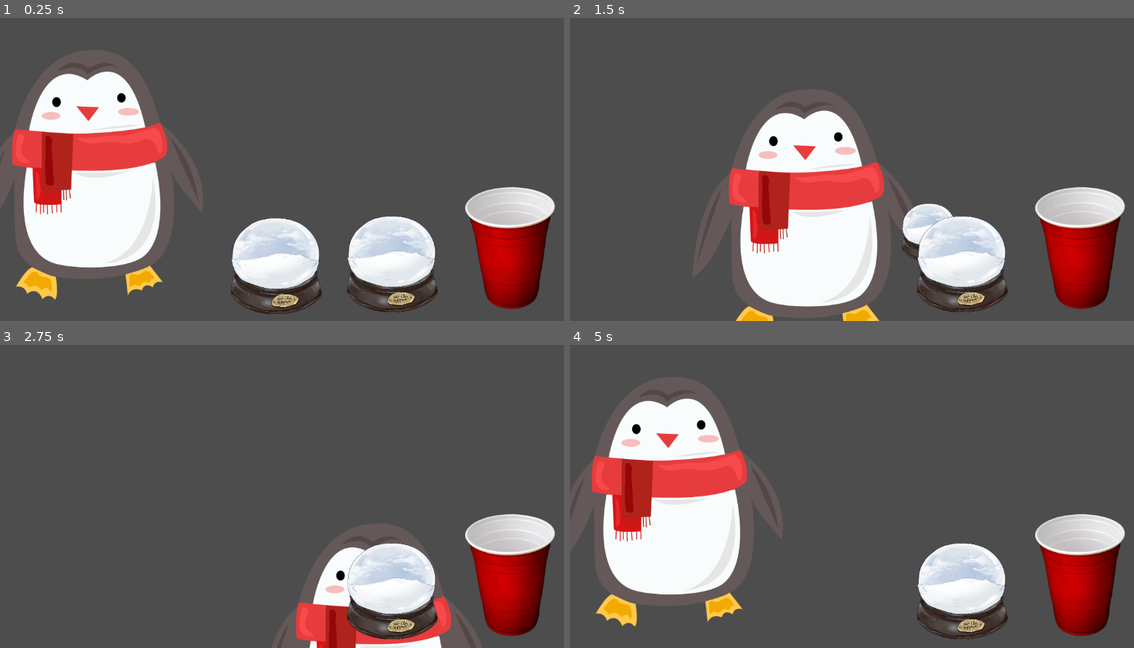
Above: before the commit, frames 1-4 (two rows, left to right).
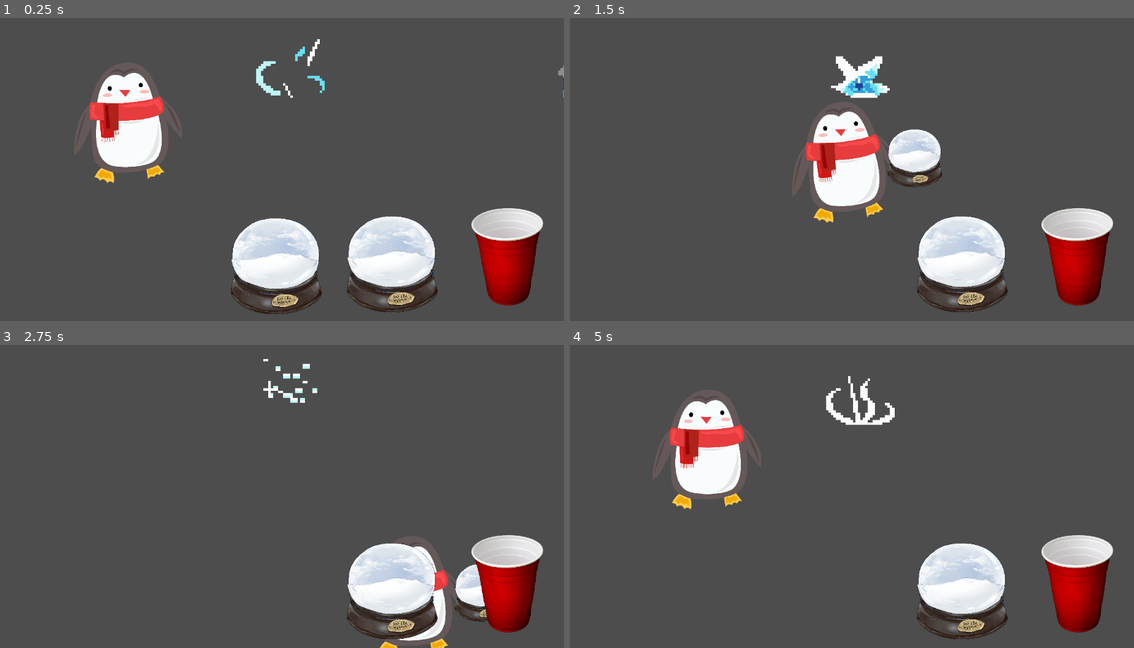
Above: after the commit, the same moments.

Repository: Sushmita-Jacob/freeze
Game: Godot game, scene res://node_2d.tscn
The game is run twice, just before and just after one commit, with the same random seed, the same clock (stepped at 60 frames per second) and the same inputs.
Inputs (mouse positions are in pixels of both pictures, inside the frame that each line leads up to):
- Up to frame 1 (0.25 s): no input
- Up to frame 2 (1.5 s): tap Enter at 0.5 s; move the mouse to (976, 148) at 0.52 s; hold Right (ui_right) 0.53-1.28 s; tap Alt at 0.6 s; click (976, 148) at 0.67 s; move the mouse to (739, 178) at 1.27 s; hold Down (ui_down) from 1.28 s (still down); tap Shift at 1.35 s
- Up to frame 3 (2.75 s): move the mouse to (338, 420) at 2.02 s; release Down (ui_down) at 2.03 s; hold Right (ui_right) from 2.03 s (still down); tap Alt at 2.1 s
- Up to frame 4 (5 s): move the mouse to (823, 554) at 2.77 s; release Right (ui_right) at 2.78 s; hold Up (ui_up) 2.78-3.53 s; tap Shift at 2.85, 4.35 s; click (823, 554) at 2.92 s; move the mouse to (1021, 535) at 3.52 s; hold Left (ui_left) from 3.53 s (still down); tap Alt at 3.6 s; move the mouse to (682, 441) at 4.27 s

The runs differ from the first frame. In frame 1, 18% of the frame differs, in the area x 2-100%, y 6-97%; in frame 2, 20%, in the area x 28-99%, y 12-100%; in frame 3, 7.4%; in frame 4, 18%.

Commit message:
hi

Diff:
--- /dev/null
+++ b/collision_polygon_2d.gd
@@ -0,0 +1,8 @@
+extends AnimatedSprite2D
+
+func _ready() -> void:
+	var screen_size := get_viewport_rect().size
+	position = Vector2(
+		randf_range(0.0, screen_size.x),
+		20
+	)
--- /dev/null
+++ b/icicle.gd
@@ -0,0 +1,8 @@
+extends RigidBody2D
+
+func _ready() -> void:
+	var screen_size := get_viewport_rect().size
+	position = Vector2(
+		randf_range(0.0, screen_size.x),
+		20
+	)
--- a/node_2d.tscn
+++ b/node_2d.tscn
@@ -4,36 +4,326 @@
 [ext_resource type="Texture2D" uid="uid://djn4gewpiyfo" path="res://snowglobe.png" id="1_wtcfe"]
 [ext_resource type="Texture2D" uid="uid://c3dl3bg4jjbjw" path="res://cute-winter-penguin-free-png.webp" id="2_epypp"]
 [ext_resource type="PackedScene" uid="uid://cm6c50wyiaufl" path="res://snowglobe.tscn" id="3_epypp"]
+[ext_resource type="Texture2D" uid="uid://qwgrvn3jhlpd" path="res://ice/VFX 1 Hit1.png" id="5_bjha6"]
 [ext_resource type="Texture2D" uid="uid://b7ukw4on6y4j7" path="res://cup.png" id="5_q6r6c"]
+[ext_resource type="Texture2D" uid="uid://m7r0m324pk5f" path="res://ice/VFX 1 Hit2.png" id="6_gt76g"]
+[ext_resource type="Texture2D" uid="uid://duu5mb783ugdd" path="res://ice/VFX 1 Hit3.png" id="7_1fr6y"]
+[ext_resource type="Texture2D" uid="uid://caa2d30w52f6s" path="res://ice/VFX 1 Hit4.png" id="8_2hxjc"]
+[ext_resource type="Texture2D" uid="uid://b4bbg828khgin" path="res://ice/VFX 1 Hit5.png" id="9_ebxd8"]
+[ext_resource type="Texture2D" uid="uid://cqare82kamto4" path="res://ice/VFX 1 Hit6.png" id="10_2u7jv"]
+[ext_resource type="Texture2D" uid="uid://dolekh2sxgr8x" path="res://ice/VFX 1 Hit7.png" id="11_24dk6"]
+[ext_resource type="Texture2D" uid="uid://bugwvkqflqvx2" path="res://ice/VFX 1 Hit8.png" id="12_mryly"]
+[ext_resource type="Texture2D" uid="uid://beernvi35e3lf" path="res://ice/VFX 1 Repeatable1.png" id="13_kq1c5"]
+[ext_resource type="Texture2D" uid="uid://cku62355qmtkh" path="res://ice/VFX 1 Repeatable2.png" id="14_ornx7"]
+[ext_resource type="Texture2D" uid="uid://dae5jejn852a8" path="res://ice/VFX 1 Repeatable3.png" id="15_cnnru"]
+[ext_resource type="Texture2D" uid="uid://k3p77yhqgb0o" path="res://ice/VFX 1 Repeatable4.png" id="16_540hr"]
+[ext_resource type="Texture2D" uid="uid://b3koc5setqba0" path="res://ice/VFX 1 Repeatable5.png" id="17_6ip5v"]
+[ext_resource type="Texture2D" uid="uid://3iyj1ybu4jvm" path="res://ice/VFX 1 Repeatable6.png" id="18_q5dlx"]
+[ext_resource type="Texture2D" uid="uid://kyufpp58bbs7" path="res://ice/VFX 1 Repeatable7.png" id="19_c4wnb"]
+[ext_resource type="Texture2D" uid="uid://dpbv2gs8o1b3r" path="res://ice/VFX 1 Repeatable8.png" id="20_7plk7"]
+[ext_resource type="Texture2D" uid="uid://cpvbnt34nmmsq" path="res://ice/VFX 1 Repeatable9.png" id="21_fbwgr"]
+[ext_resource type="Texture2D" uid="uid://c05kekk0xf2ku" path="res://ice/VFX 1 Repeatable10.png" id="22_7mj2a"]
+[ext_resource type="Texture2D" uid="uid://dqw8lq78q5dqv" path="res://ice/VFX 1 Start1.png" id="23_fshgd"]
+[ext_resource type="Texture2D" uid="uid://c72g6ey7qxxlk" path="res://ice/VFX 1 Start2.png" id="24_lbrxf"]
+[ext_resource type="Texture2D" uid="uid://8wkrvwn6si6p" path="res://ice/VFX 1 Start3.png" id="25_xjt7e"]
+[ext_resource type="Texture2D" uid="uid://dawi21ubnyc3l" path="res://ice2/Ice VFX 2 Start1.png" id="26_22e24"]
+[ext_resource type="Texture2D" uid="uid://bfd15pb5v44cn" path="res://ice2/Ice VFX 2 Start2.png" id="27_m7xe6"]
+[ext_resource type="Script" uid="uid://csargy7ig368r" path="res://icicle.gd" id="27_wqmsq"]
+[ext_resource type="Texture2D" uid="uid://ctahthiaqr3iu" path="res://ice2/Ice VFX 2 Start3.png" id="28_wqmsq"]
+[ext_resource type="Texture2D" uid="uid://cboy643r2bwfb" path="res://ice2/Ice VFX 2 Start4.png" id="29_fkgk1"]
+[ext_resource type="Texture2D" uid="uid://ds0enlm6s56q8" path="res://ice2/Ice VFX 2 Start5.png" id="30_qgxp6"]
+[ext_resource type="Texture2D" uid="uid://dgmofl5sxujv5" path="res://ice2/Ice VFX 2 Start6.png" id="31_akb8o"]
+[ext_resource type="Texture2D" uid="uid://cs75kugnpuuus" path="res://ice2/Ice VFX 2 Start7.png" id="32_t3mf0"]
+[ext_resource type="Texture2D" uid="uid://bpwfg4odu4anq" path="res://ice2/Ice VFX 2 Start8.png" id="33_kejda"]
+[ext_resource type="Texture2D" uid="uid://dj24n6efxswn3" path="res://ice2/Ice VFX 2 Start9.png" id="34_uqk8q"]
+[ext_resource type="Texture2D" uid="uid://ddeslsgbtr5qt" path="res://ice2/Ice VFX 2 Active1.png" id="35_6uidu"]
+[ext_resource type="Texture2D" uid="uid://ck76ckkht8yg6" path="res://ice2/Ice VFX 2 Active2.png" id="36_qu7as"]
+[ext_resource type="Texture2D" uid="uid://cjo7dgiwwuoiw" path="res://ice2/Ice VFX 2 Active3.png" id="37_lyuya"]
+[ext_resource type="Texture2D" uid="uid://b3idsaprcub61" path="res://ice2/Ice VFX 2 Active4.png" id="38_5fipt"]
+[ext_resource type="Texture2D" uid="uid://buegf62cyl6hk" path="res://ice2/Ice VFX 2 Active5.png" id="39_j02gt"]
+[ext_resource type="Texture2D" uid="uid://bjt8kaob3xa2p" path="res://ice2/Ice VFX 2 Active6.png" id="40_thyvg"]
+[ext_resource type="Texture2D" uid="uid://ds4baaw4g5vtr" path="res://ice2/Ice VFX 2 Active7.png" id="41_nsnm2"]
+[ext_resource type="Texture2D" uid="uid://d1mjk86sf87fk" path="res://ice2/Ice VFX 2 Active8.png" id="42_f8kvm"]
+[ext_resource type="Texture2D" uid="uid://catx2hdyg65yb" path="res://ice2/Ice VFX 2 Ending1.png" id="43_3hhlv"]
+[ext_resource type="Texture2D" uid="uid://dk4cl88yl7vc4" path="res://ice2/Ice VFX 2 Ending2.png" id="44_d88dk"]
+[ext_resource type="Texture2D" uid="uid://yomyo8m8vt7b" path="res://ice2/Ice VFX 2 Ending3.png" id="45_122lf"]
+[ext_resource type="Texture2D" uid="uid://bhgiw6pjhj4w6" path="res://ice2/Ice VFX 2 Ending4.png" id="46_r3ryn"]
+[ext_resource type="Texture2D" uid="uid://fssocdeec0tf" path="res://ice2/Ice VFX 2 Ending5.png" id="47_7ct8v"]
+[ext_resource type="Texture2D" uid="uid://pp75cnnsffna" path="res://ice2/Ice VFX 2 Ending6.png" id="48_sg3tl"]
+[ext_resource type="Texture2D" uid="uid://cldyjkvph1dbu" path="res://ice2/Ice VFX 2 Ending7.png" id="49_0fsb4"]
+[ext_resource type="Texture2D" uid="uid://chm4sm4085i3d" path="res://ice2/Ice VFX 2 Ending8.png" id="50_vl5tj"]
+[ext_resource type="Texture2D" uid="uid://b1dsr2moybin8" path="res://ice2/Ice VFX 2 Ending9.png" id="51_16pp4"]
+[ext_resource type="Texture2D" uid="uid://cf22owikwhg5x" path="res://ice2/Ice VFX 2 Ending10.png" id="52_5od4l"]
+[ext_resource type="Texture2D" uid="uid://bt8milrknqphp" path="res://ice2/Ice VFX 2 Ending11.png" id="53_4himb"]
+[ext_resource type="Texture2D" uid="uid://ca0d7n02ac706" path="res://ice2/Ice VFX 2 Ending12.png" id="54_fv7tb"]
+[ext_resource type="Texture2D" uid="uid://ocyxvcu2s7ld" path="res://ice2/Ice VFX 2 Ending13.png" id="55_1m5r5"]
+[ext_resource type="Texture2D" uid="uid://cllpkthgf1gby" path="res://ice2/Ice VFX 2 Ending14.png" id="56_2wyoe"]
+[ext_resource type="Texture2D" uid="uid://c2xhoqcmrq5ju" path="res://ice2/Ice VFX 2 Ending15.png" id="57_5cr6e"]
+[ext_resource type="Texture2D" uid="uid://d2mumb5x4kpxg" path="res://ice2/Ice VFX 2 Ending16.png" id="58_fm8k7"]
+[ext_resource type="Texture2D" uid="uid://cylgkyvxd8awv" path="res://ice2/Ice VFX 2 Ending17.png" id="59_n63ng"]
+[ext_resource type="Texture2D" uid="uid://cpfj531ovhrvv" path="res://ice2/Ice VFX 2 Ending18.png" id="60_wnn4a"]
+[ext_resource type="Texture2D" uid="uid://yaba6qjb74d0" path="res://ice2/Ice VFX 2 Active9.png" id="61_1aygh"]
+
+[sub_resource type="Animation" id="Animation_22e24"]
+length = 0.001
+tracks/0/type = "value"
+tracks/0/imported = false
+tracks/0/enabled = true
+tracks/0/path = NodePath(".:rotation")
+tracks/0/interp = 1
+tracks/0/loop_wrap = true
+tracks/0/keys = {
+"times": PackedFloat32Array(0),
+"transitions": PackedFloat32Array(1),
+"update": 0,
+"values": [0.0]
+}
+
+[sub_resource type="Animation" id="Animation_m7xe6"]
+resource_name = "waddle"
+length = 0.4
+loop_mode = 1
+tracks/0/type = "value"
+tracks/0/imported = false
+tracks/0/enabled = true
+tracks/0/path = NodePath(".:rotation")
+tracks/0/interp = 1
+tracks/0/loop_wrap = true
+tracks/0/keys = {
+"times": PackedFloat32Array(0, 0.1, 0.2, 0.3, 0.4),
+"transitions": PackedFloat32Array(1, 1, 1, 1, 1),
+"update": 0,
+"values": [0.0, 0.08726646, 0.0, -0.08726646, 0.0]
+}
+
+[sub_resource type="AnimationLibrary" id="AnimationLibrary_wqmsq"]
+_data = {
+&"RESET": SubResource("Animation_22e24"),
+&"waddle": SubResource("Animation_m7xe6")
+}
 
 [sub_resource type="CapsuleShape2D" id="CapsuleShape2D_epypp"]
-radius = 244.0
-height = 638.0
+radius = 432.0
+height = 1064.0
 
 [sub_resource type="CapsuleShape2D" id="CapsuleShape2D_kdubu"]
 radius = 110.0
 height = 300.0
 
+[sub_resource type="SpriteFrames" id="SpriteFrames_td2a2"]
+animations = [{
+"frames": [{
+"duration": 1.0,
+"texture": ExtResource("26_22e24")
+}, {
+"duration": 1.0,
+"texture": ExtResource("27_m7xe6")
+}, {
+"duration": 1.0,
+"texture": ExtResource("28_wqmsq")
+}, {
+"duration": 1.0,
+"texture": ExtResource("29_fkgk1")
+}, {
+"duration": 1.0,
+"texture": ExtResource("30_qgxp6")
+}, {
+"duration": 1.0,
+"texture": ExtResource("31_akb8o")
+}, {
+"duration": 1.0,
+"texture": ExtResource("32_t3mf0")
+}, {
+"duration": 1.0,
+"texture": ExtResource("33_kejda")
+}, {
+"duration": 1.0,
+"texture": ExtResource("34_uqk8q")
+}, {
+"duration": 1.0,
+"texture": ExtResource("35_6uidu")
+}, {
+"duration": 1.0,
+"texture": ExtResource("36_qu7as")
+}, {
+"duration": 1.0,
+"texture": ExtResource("37_lyuya")
+}, {
+"duration": 1.0,
+"texture": ExtResource("38_5fipt")
+}, {
+"duration": 1.0,
+"texture": ExtResource("39_j02gt")
+}, {
+"duration": 1.0,
+"texture": ExtResource("40_thyvg")
+}, {
+"duration": 1.0,
+"texture": ExtResource("41_nsnm2")
+}, {
+"duration": 1.0,
+"texture": ExtResource("42_f8kvm")
+}, {
+"duration": 1.0,
+"texture": ExtResource("43_3hhlv")
+}, {
+"duration": 1.0,
+"texture": ExtResource("44_d88dk")
+}, {
+"duration": 1.0,
+"texture": ExtResource("45_122lf")
+}, {
+"duration": 1.0,
+"texture": ExtResource("46_r3ryn")
+}, {
+"duration": 1.0,
+"texture": ExtResource("47_7ct8v")
+}, {
+"duration": 1.0,
+"texture": ExtResource("48_sg3tl")
+}, {
+"duration": 1.0,
+"texture": ExtResource("49_0fsb4")
+}, {
+"duration": 1.0,
+"texture": ExtResource("50_vl5tj")
+}, {
+"duration": 1.0,
+"texture": ExtResource("51_16pp4")
+}, {
+"duration": 1.0,
+"texture": ExtResource("52_5od4l")
+}, {
+"duration": 1.0,
+"texture": ExtResource("53_4himb")
+}, {
+"duration": 1.0,
+"texture": ExtResource("54_fv7tb")
+}, {
+"duration": 1.0,
+"texture": ExtResource("55_1m5r5")
+}, {
+"duration": 1.0,
+"texture": ExtResource("56_2wyoe")
+}, {
+"duration": 1.0,
+"texture": ExtResource("57_5cr6e")
+}, {
+"duration": 1.0,
+"texture": ExtResource("58_fm8k7")
+}, {
+"duration": 1.0,
+"texture": ExtResource("59_n63ng")
+}, {
+"duration": 1.0,
+"texture": ExtResource("60_wnn4a")
+}, {
+"duration": 1.0,
+"texture": ExtResource("61_1aygh")
+}],
+"loop": true,
+"name": &"default",
+"speed": 8.0
+}]
+
+[sub_resource type="SpriteFrames" id="SpriteFrames_0xo8l"]
+animations = [{
+"frames": [{
+"duration": 1.0,
+"texture": ExtResource("23_fshgd")
+}, {
+"duration": 1.0,
+"texture": ExtResource("24_lbrxf")
+}, {
+"duration": 1.0,
+"texture": ExtResource("25_xjt7e")
+}, {
+"duration": 1.0,
+"texture": ExtResource("13_kq1c5")
+}, {
+"duration": 1.0,
+"texture": ExtResource("14_ornx7")
+}, {
+"duration": 1.0,
+"texture": ExtResource("15_cnnru")
+}, {
+"duration": 1.0,
+"texture": ExtResource("16_540hr")
+}, {
+"duration": 1.0,
+"texture": ExtResource("17_6ip5v")
+}, {
+"duration": 1.0,
+"texture": ExtResource("18_q5dlx")
+}, {
+"duration": 1.0,
+"texture": ExtResource("19_c4wnb")
+}, {
+"duration": 1.0,
+"texture": ExtResource("20_7plk7")
+}, {
+"duration": 1.0,
+"texture": ExtResource("21_fbwgr")
+}, {
+"duration": 1.0,
+"texture": ExtResource("22_7mj2a")
+}, {
+"duration": 1.0,
+"texture": ExtResource("5_bjha6")
+}, {
+"duration": 1.0,
+"texture": ExtResource("6_gt76g")
+}, {
+"duration": 1.0,
+"texture": ExtResource("7_1fr6y")
+}, {
+"duration": 1.0,
+"texture": ExtResource("8_2hxjc")
+}, {
+"duration": 1.0,
+"texture": ExtResource("9_ebxd8")
+}, {
+"duration": 1.0,
+"texture": ExtResource("10_2u7jv")
+}, {
+"duration": 1.0,
+"texture": ExtResource("11_24dk6")
+}, {
+"duration": 1.0,
+"texture": ExtResource("12_mryly")
+}],
+"loop": true,
+"name": &"default",
+"speed": 15.0
+}]
+
 [node name="Node2D" type="Node2D" unique_id=259192807 groups=["Basket", "Snowglobe"]]
 
 [node name="Player" type="CharacterBody2D" parent="." unique_id=39148847]
+position = Vector2(77, -107)
 script = ExtResource("1_0e48y")
 
 [node name="Sprite2D" type="Sprite2D" parent="Player" unique_id=854175339]
 position = Vector2(182.50003, 348.75)
-scale = Vector2(0.62332445, 0.52193886)
+scale = Vector2(0.299, 0.25)
 texture = ExtResource("2_epypp")
+
+[node name="AnimationPlayer" type="AnimationPlayer" parent="Player/Sprite2D" unique_id=948541952]
+libraries/ = SubResource("AnimationLibrary_wqmsq")
+autoplay = &"waddle"
 
 [node name="PickupArea" type="Area2D" parent="Player" unique_id=991732560]
 position = Vector2(-263, 8)
+scale = Vector2(0.5, 0.5)
 
 [node name="CollisionShape2D" type="CollisionShape2D" parent="Player/PickupArea" unique_id=1907379525]
-position = Vector2(450, 350)
+position = Vector2(890, 712)
+scale = Vector2(0.5, 0.5)
 shape = SubResource("CapsuleShape2D_epypp")
 
 [node name="HeldSnowglobe" type="Sprite2D" parent="Player" unique_id=1402812358]
 visible = false
-position = Vector2(437, 382)
+position = Vector2(331, 337)
 scale = Vector2(0.3, 0.3)
 texture = ExtResource("1_wtcfe")
 
@@ -45,14 +335,36 @@
 
 [node name="Basket" type="Area2D" parent="." unique_id=441620339 groups=["Basket"]]
 position = Vector2(-48, 5)
+scale = Vector2(0.8, 0.8)
 
 [node name="Sprite2D" type="Sprite2D" parent="Basket" unique_id=2015137180]
-position = Vector2(1089.5, 493.25)
+position = Vector2(1355, 639)
 scale = Vector2(0.5, 0.5)
 texture = ExtResource("5_q6r6c")
 
 [node name="CollisionShape2D" type="CollisionShape2D" parent="Basket" unique_id=689076040]
-position = Vector2(1086.5, 490.25)
+position = Vector2(1352, 636)
 shape = SubResource("CapsuleShape2D_kdubu")
 
+[node name="Frost" type="AnimatedSprite2D" parent="." unique_id=2015086104]
+position = Vector2(593, 111.000015)
+scale = Vector2(5, 5)
+sprite_frames = SubResource("SpriteFrames_td2a2")
+autoplay = "default"
+
+[node name="Icicle" type="RigidBody2D" parent="." unique_id=1698484205]
+script = ExtResource("27_wqmsq")
+
+[node name="Sprite2D" type="AnimatedSprite2D" parent="Icicle" unique_id=1979481413]
+position = Vector2(437.00003, 152.00002)
+rotation = 1.5707964
+scale = Vector2(5, 5)
+sprite_frames = SubResource("SpriteFrames_0xo8l")
+autoplay = "default"
+
+[node name="CollisionPolygon2D" type="CollisionPolygon2D" parent="Icicle" unique_id=1938847149]
+position = Vector2(-464.0003, -18.20119)
+scale = Vector2(1.0000004, 1.3779762)
+polygon = PackedVector2Array(878, 72.19439, 899, 154.19434, 917, 70.19439)
+
 [connection signal="area_entered" from="Player/PickupArea" to="Player" method="_on_pickup_area_area_entered"]
--- a/project.godot
+++ b/project.godot
@@ -30,6 +30,7 @@
 
 [rendering]
 
+textures/canvas_textures/default_texture_filter=0
 rendering_device/driver.windows="d3d12"
 renderer/rendering_method="gl_compatibility"
 renderer/rendering_method.mobile="gl_compatibility"
Not shown, added: collision_polygon_2d.gd.uid
Binary file added: ice/VFX 1 Hit1.png
Not shown, added: ice/VFX 1 Hit1.png.import
Binary file added: ice/VFX 1 Hit2.png
Not shown, added: ice/VFX 1 Hit2.png.import
Binary file added: ice/VFX 1 Hit3.png
Not shown, added: ice/VFX 1 Hit3.png.import
Binary file added: ice/VFX 1 Hit4.png
Not shown, added: ice/VFX 1 Hit4.png.import
Binary file added: ice/VFX 1 Hit5.png
Not shown, added: ice/VFX 1 Hit5.png.import
Binary file added: ice/VFX 1 Hit6.png
(and 108 more such lines)
